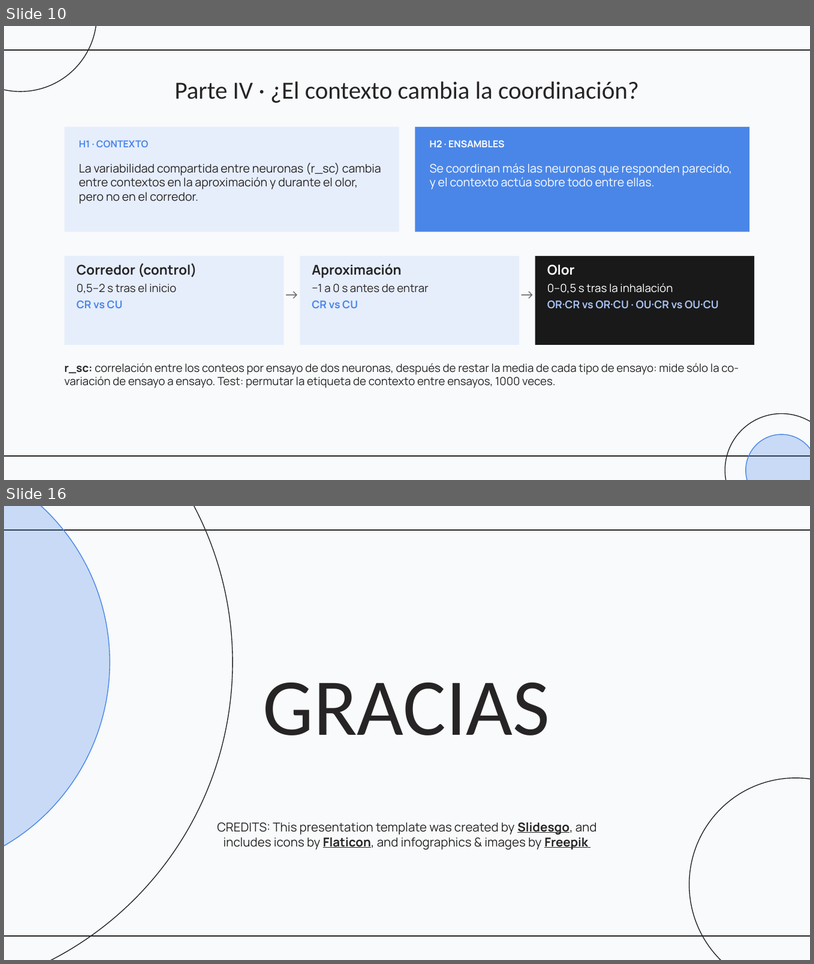
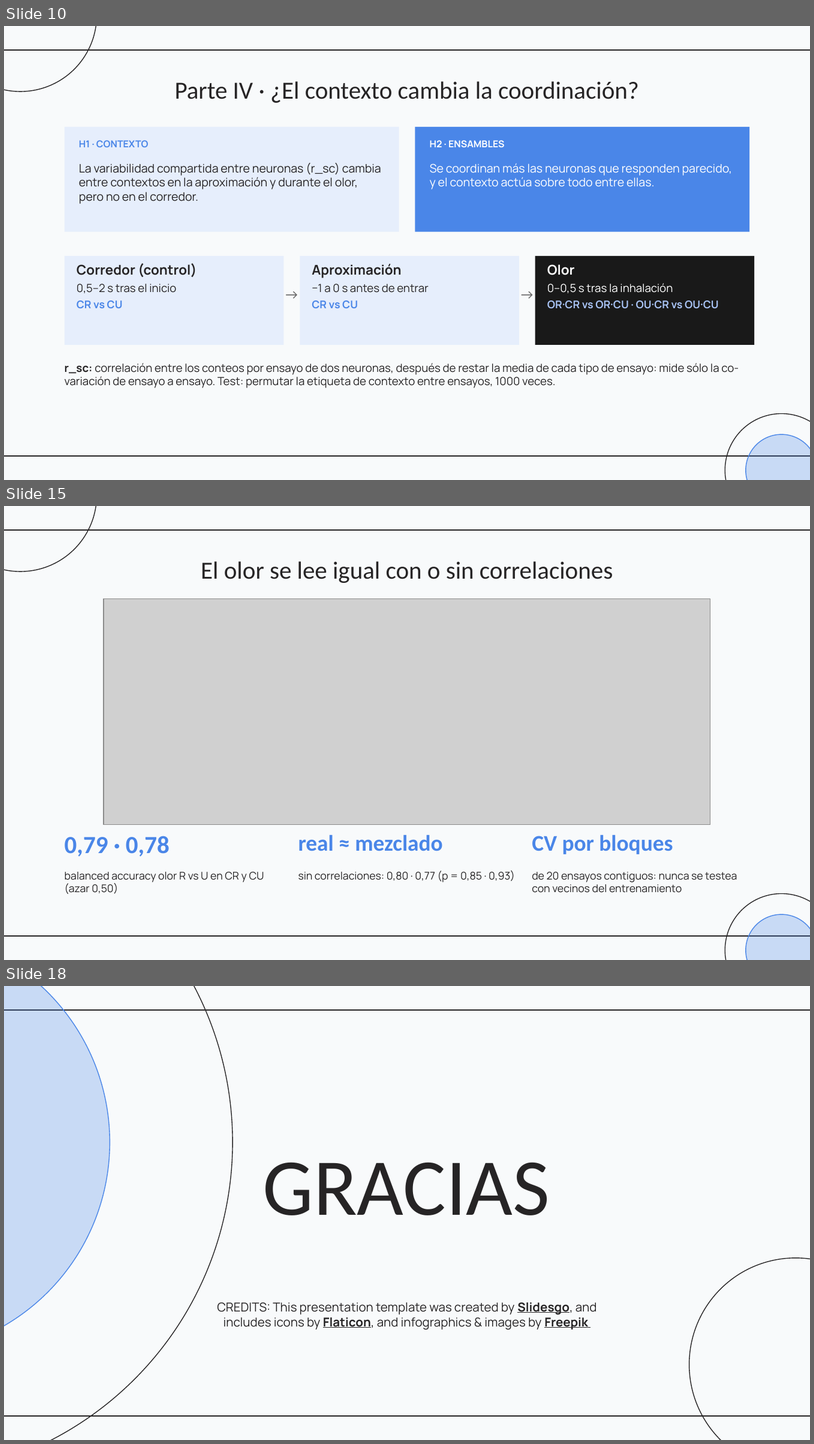
Before and after one commit to SantiNG101/final-neuro, a slide deck: presentacion/presentacion_trabajo_final.pptx. Shown one above the other, each under a label of ours: slides 10 and 16 before the commit, slides 10, 15 and 18 after it; the slides between them are not shown. The pictures are 814x964 and 814x1444 pixels, drawn with LibreOffice and Linux fonts; fonts in the diff are those of the drawing; grey boxes stand for pictures. Boxes give left, top, right and bottom in pixels: in the first picture for what was removed or moved away, otherwise in the second. Text is boxed around its words. In the diff, an @@ line names an element or a change of style, - is before the commit and + after.

```diff
--- a/presentacion/presentacion_trabajo_final.pptx
+++ b/presentacion/presentacion_trabajo_final.pptx
@@ slide 15 added at bbox=[4, 506, 810, 960], background #F8FAFB; not listed: 5 template elements that a slide beside it also shows @@
@@ title added at bbox=[201, 561, 613, 583], 22 pt, text #262425 @@
+El olor se lee igual con o sin correlaciones
@@ picture added at bbox=[104, 599, 711, 825] @@
@@ text added at bbox=[65, 835, 170, 856], 22 pt, text #4A86E8, bold @@
+0,79 · 0,78
@@ text added at bbox=[299, 835, 443, 851], 20 pt, text #4A86E8, bold @@
+real ≈ mezclado
@@ text added at bbox=[532, 835, 673, 854], 20 pt, text #4A86E8, bold @@
+CV por bloques
@@ text added at bbox=[65, 871, 264, 894], 9.5 pt, text #262425 @@
+balanced accuracy olor R vs U en CR y CU (azar 0,50)
@@ text added at bbox=[299, 870, 515, 882], 9.5 pt, text #262425 @@
+sin correlaciones: 0,80 · 0,77 (p = 0,85 · 0,93)
@@ text added at bbox=[532, 871, 737, 892], 9.5 pt, text #262425 @@
+de 20 ensayos contiguos: nunca se testea con vecinos del entrenamiento
@@ what was slide 16 is now slide 18 @@
```
Also in this commit, not shown: 6 slides changed, 2 other slides added, 1 slide removed, 5 other files.
